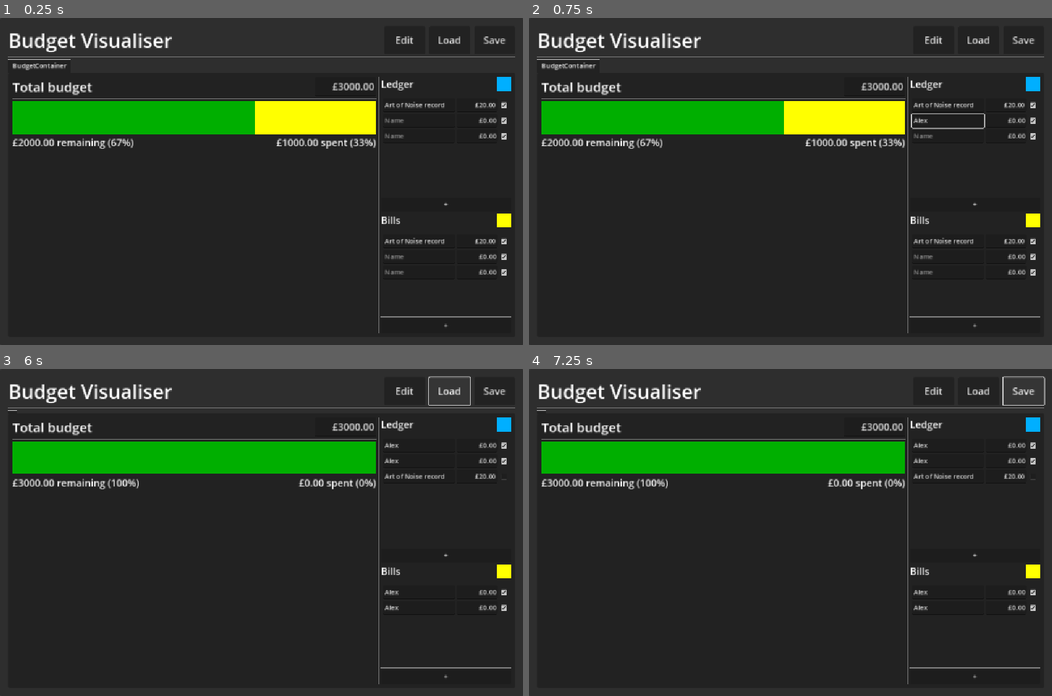
Above: before the commit, frames 1-4 (two rows, left to right).
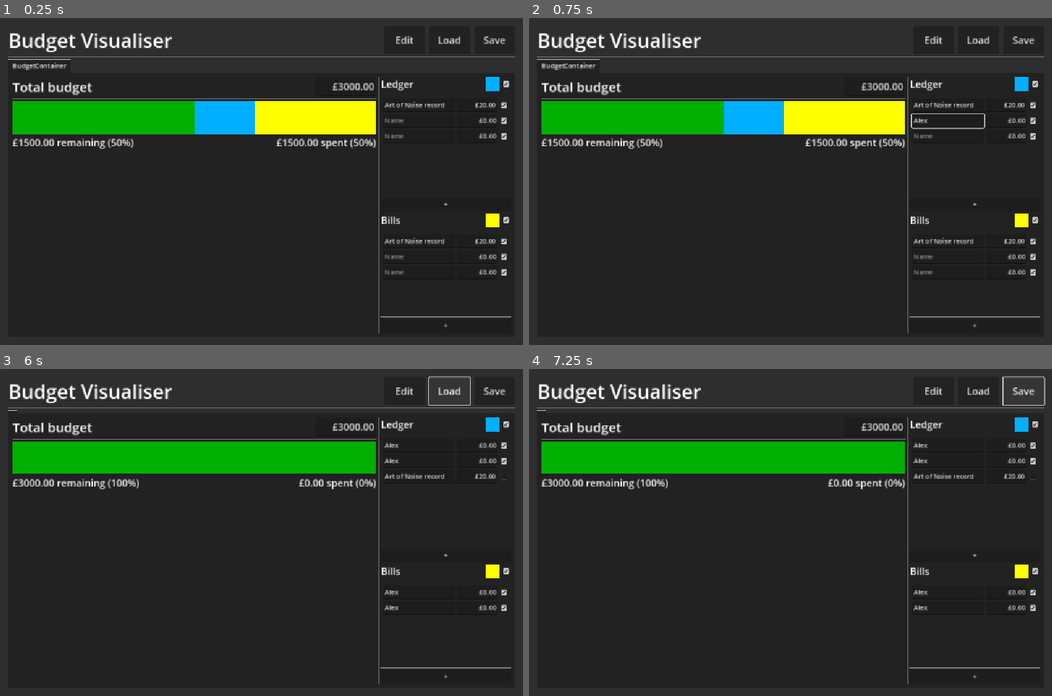
Above: after the commit, the same moments.

Repository: phrasmotica/budget-visualiser
Game: Godot game, scene res://app.tscn
The game is run twice, just before and just after one commit, with the same random seed, the same clock (stepped at 60 frames per second) and the same inputs.
Inputs (mouse positions are in pixels of both pictures, inside the frame that each line leads up to):
- Up to frame 1 (0.25 s): no input
- Up to frame 2 (0.75 s): click (947, 119) at 0.52 s; type "Alex" at 0.6 s
- Up to frame 3 (6 s): click (418, 486) at 0.75 s; type "Alex" at 0.83 s; click (418, 607) at 0.98 s; type "Alex" at 1.07 s; click (418, 624) at 1.27 s; type "Alex" at 1.35 s; click (502, 457) at 2.02 s; click "Edit" at 2.75 s; click (261, 529) at 3.52 s; type "Alex" at 3.6 s; click "+" at 4.25 s; click "Cancel" at 5 s; click "Load" at 5.75 s
- Up to frame 4 (7.25 s): click "Save" at 6.5 s

The runs differ from the first frame. In frame 1, 1.6% of the frame differs, in the area x 3-98%, y 18-64%; in frame 2, 1.6%; in frame 3, 0.4%; in frame 4, 0.4%.
Error after the commit: Invalid access to property or key 'transactions_disabled' on a base object of type 'Nil'. (res://scripts/budget_panel.gd:128)

Commit message:
Allow disabling a class of transactions from appearing in the budget bar

Diff:
--- a/scenes/budget_container.tscn
+++ b/scenes/budget_container.tscn
@@ -40,5 +40,7 @@
 colour_hint = Color(1, 1, 0, 1)
 
 [connection signal="budget_changed" from="HBoxContainer/BudgetPanel" to="." method="_on_budget_panel_budget_changed"]
+[connection signal="class_enabled" from="HBoxContainer/VBoxContainer/LedgerPanel" to="HBoxContainer/BudgetPanel" method="_on_ledger_panel_class_enabled"]
 [connection signal="transactions_changed" from="HBoxContainer/VBoxContainer/LedgerPanel" to="HBoxContainer/BudgetPanel" method="_on_ledger_panel_transactions_changed"]
+[connection signal="class_enabled" from="HBoxContainer/VBoxContainer/BillsPanel" to="HBoxContainer/BudgetPanel" method="_on_bills_panel_class_enabled"]
 [connection signal="transactions_changed" from="HBoxContainer/VBoxContainer/BillsPanel" to="HBoxContainer/BudgetPanel" method="_on_bills_panel_transactions_changed"]
--- a/scenes/ledger_panel.tscn
+++ b/scenes/ledger_panel.tscn
@@ -4,30 +4,34 @@
 [ext_resource type="PackedScene" uid="uid://bnf28374hirph" path="res://scenes/transaction_input.tscn" id="1_sx4ef"]
 [ext_resource type="Script" path="res://scripts/transaction.gd" id="3_22lym"]
 
-[sub_resource type="Resource" id="Resource_l5jhy"]
+[sub_resource type="Resource" id="Resource_ud787"]
 resource_local_to_scene = true
 script = ExtResource("3_22lym")
 id = 3476233392
 name = "Art of Noise record"
 amount = 20.0
+disabled = false
 
 [sub_resource type="Resource" id="Resource_0w5g8"]
 script = ExtResource("3_22lym")
 id = 324166050
 name = ""
 amount = 0.0
+disabled = null
 
 [sub_resource type="Resource" id="Resource_mkuuf"]
 script = ExtResource("3_22lym")
 id = 2076675952
 name = ""
 amount = 0.0
+disabled = null
 
 [node name="LedgerPanel" type="MarginContainer" node_paths=PackedStringArray("transaction_inputs")]
 offset_right = 318.0
 offset_bottom = 289.0
 script = ExtResource("1_6ty6e")
 transaction_inputs = [NodePath("VBoxContainer/ScrollContainer/MarginContainer/TransactionInputContainer/TransactionInpu …(211 unchanged characters)…
+metadata/_edit_vertical_guides_ = [308.0]
 
 [node name="VBoxContainer" type="VBoxContainer" parent="."]
 layout_mode = 2
@@ -46,7 +50,12 @@
 unique_name_in_owner = true
 custom_minimum_size = Vector2(34, 0)
 layout_mode = 2
-color = Color(0, 0.686275, 1, 1)
+color = Color(0, 0, 0, 1)
+
+[node name="CheckBox" type="CheckBox" parent="VBoxContainer/HBoxContainer"]
+unique_name_in_owner = true
+layout_mode = 2
+button_pressed = true
 
 [node name="HSeparator" type="HSeparator" parent="VBoxContainer"]
 layout_mode = 2
@@ -75,7 +84,7 @@
 
 [node name="TransactionInput0" parent="VBoxContainer/ScrollContainer/MarginContainer/TransactionInputContainer" instance=ExtResource("1_sx4ef")]
 layout_mode = 2
-transaction = SubResource("Resource_l5jhy")
+transaction = SubResource("Resource_ud787")
 
 [node name="TransactionInput1" parent="VBoxContainer/ScrollContainer/MarginContainer/TransactionInputContainer" instance=ExtResource("1_sx4ef")]
 layout_mode = 2
@@ -92,4 +101,5 @@
 layout_mode = 2
 text = "+"
 
+[connection signal="pressed" from="VBoxContainer/HBoxContainer/CheckBox" to="." method="_on_check_box_pressed"]
 [connection signal="pressed" from="VBoxContainer/NewTransactionButton" to="." method="_on_new_transaction_button_pressed"]
--- a/scripts/budget.gd
+++ b/scripts/budget.gd
@@ -19,9 +19,23 @@
         handle_property_change_from_editor()
 
 @export
+var transactions_disabled := false:
+    set(value):
+        transactions_disabled = value
+
+        handle_property_change_from_editor()
+
+@export
 var bills: Array[Transaction] = []:
     set(value):
         bills = value
+
+        handle_property_change_from_editor()
+
+@export
+var bills_disabled := false:
+    set(value):
+        bills_disabled = value
 
         handle_property_change_from_editor()
 
--- a/scripts/budget_container.gd
+++ b/scripts/budget_container.gd
@@ -14,8 +14,8 @@
 
 func inject(budget: Budget):
 	budget_panel.inject(budget)
-	ledger_panel.inject(budget.transactions)
-	bills_panel.inject(budget.bills)
+	ledger_panel.inject(budget.transactions, budget.transactions_disabled)
+	bills_panel.inject(budget.bills, budget.bills_disabled)
 
 func prevent_input():
 	ledger_panel.prevent_input()
--- a/scripts/budget_panel.gd
+++ b/scripts/budget_panel.gd
@@ -6,8 +6,7 @@
 	set(value):
 		total_budget = max(value, spent)
 
-		if budget_bar:
-			budget_bar.total_budget = total_budget
+		update_bar()
 
 		if Engine.is_editor_hint():
 			update_budget()
@@ -17,16 +16,14 @@
 	set(value):
 		spent = value
 
-		if budget_bar:
-			budget_bar.spent = spent
+		update_bar()
 
 @export
 var bills_spent: float = 1000:
 	set(value):
 		bills_spent = value
 
-		if budget_bar:
-			budget_bar.bills_spent = bills_spent
+		update_bar()
 
 @onready
 var total_budget_edit: MoneyEdit = %TotalBudgetEdit
@@ -57,6 +54,15 @@
 	if total_budget_edit:
 		total_budget_edit.amount = total_budget
 
+func update_bar():
+	if not _budget_internal:
+		return
+
+	if budget_bar:
+		budget_bar.total_budget = total_budget
+		budget_bar.spent = 0.0 if _budget_internal.transactions_disabled else spent
+		budget_bar.bills_spent = 0.0 if _budget_internal.bills_disabled else bills_spent
+
 func _on_total_budget_edit_amount_changed(amount: float) -> void:
 	total_budget = amount
 
@@ -72,8 +78,7 @@
 	var enabled_transactions := _transactions_internal.filter(transaction_is_enabled)
 	spent = enabled_transactions.map(func(t): return t.amount).reduce(sumf, 0)
 
-	var remaining := total_budget - spent
-	print("There is " + str(remaining) + " left in the budget")
+	recompute()
 
 func overwrite_bills(bills: Array) -> void:
 	_bills_internal.clear()
@@ -85,12 +90,25 @@
 	var enabled_bills := _bills_internal.filter(transaction_is_enabled)
 	bills_spent = enabled_bills.map(func(t): return t.amount).reduce(sumf, 0)
 
-	var remaining := total_budget - spent - bills_spent
-	print("There is " + str(remaining) + " left in the budget")
+	recompute()
+
+func _on_ledger_panel_class_enabled(enabled: bool) -> void:
+	_budget_internal.transactions_disabled = not enabled
+
+	recompute()
+	update_bar()
+	broadcast()
 
 func _on_ledger_panel_transactions_changed(transactions: Array) -> void:
 	overwrite_transactions(transactions)
 
+	broadcast()
+
+func _on_bills_panel_class_enabled(enabled: bool) -> void:
+	_budget_internal.bills_disabled = not enabled
+
+	recompute()
+	update_bar()
 	broadcast()
 
 func _on_bills_panel_transactions_changed(transactions: Array) -> void:
@@ -104,6 +122,17 @@
 func sumf(accum: float, next: float):
 	return accum + next
 
+func recompute():
+	var remaining := total_budget
+
+	if not _budget_internal.transactions_disabled:
+		remaining -= spent
+
+	if not _budget_internal.bills_disabled:
+		remaining -= bills_spent
+
+	print("There is " + str(remaining) + " left in the budget")
+
 func broadcast():
 	if not _budget_internal:
 		_budget_internal = Budget.new()
--- a/scripts/ledger_panel.gd
+++ b/scripts/ledger_panel.gd
@@ -16,6 +16,13 @@
 		update_colour_hint()
 
 @export
+var transactions_disabled := false:
+	set(value):
+		transactions_disabled = value
+
+		update_checkbox()
+
+@export
 var transaction_inputs: Array[TransactionInput] = []
 
 @onready
@@ -23,6 +30,9 @@
 
 @onready
 var colour_hint_rect: ColorRect = %ColourHintRect
+
+@onready
+var check_box: Button = %CheckBox
 
 @onready
 var transaction_input_container: VBoxContainer = %TransactionInputContainer
@@ -33,11 +43,13 @@
 var _transactions: Dictionary = {}
 var _prevent_input := false
 
+signal class_enabled(enabled: bool) # TODO: connect this in budget container scene
 signal transactions_changed(transactions: Array[Transaction])
 
 func _ready():
 	update_title()
 	update_colour_hint()
+	update_checkbox()
 
 	for ti: TransactionInput in transaction_inputs:
 		connect_input(ti)
@@ -59,7 +71,9 @@
 	for ti: TransactionInput in transaction_inputs:
 		ti.delete_mode = is_delete_mode
 
-func inject(transactions: Array[Transaction]):
+func inject(transactions: Array[Transaction], disabled: bool):
+	transactions_disabled = disabled
+
 	for ti in transaction_input_container.get_children():
 		transaction_input_container.remove_child(ti)
 
@@ -85,6 +99,10 @@
 func update_colour_hint():
 	if colour_hint_rect:
 		colour_hint_rect.color = colour_hint
+
+func update_checkbox():
+	if check_box:
+		check_box.button_pressed = not transactions_disabled
 
 func handle_adjust_transaction(transaction: Transaction) -> void:
 	print("Transaction " + str(transaction.id) + " for " + transaction.name + " has amount " + str(transaction.amount))
@@ -132,3 +150,6 @@
 
 func allow_input() -> void:
 	_prevent_input = false
+
+func _on_check_box_pressed() -> void:
+	class_enabled.emit(check_box.button_pressed)
